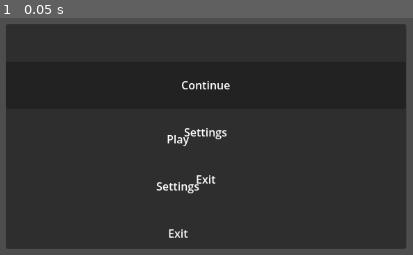
Above: before the commit, frame 1.
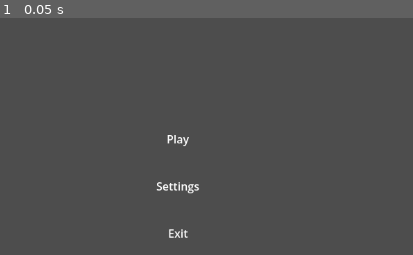
Above: after the commit, the same moment.

Repository: antonkc/global-game-jam-2026
Game: Godot game, scene res://scenes/game.tscn
Same seed, same stepped clock (60 frames per second), same inputs: the game is played once before the commit and once after it.
Inputs:
- Up to frame 1 (0.05 s): no input

The runs differ from the first frame. In frame 1, 91% of the frame differs, in the area x 1-99%, y 2-98%.

Commit message:
Structure + loading screen + TODO

Diff:
--- /dev/null
+++ b/scenes/animations/coche_crash.tscn
@@ -0,0 +1,3 @@
+[gd_scene format=3 uid="uid://bhrcb0bumkq17"]
+
+[node name="CocheCrash" type="Node2D" unique_id=500611903]
--- a/scenes/game.tscn
+++ b/scenes/game.tscn
@@ -10,12 +10,17 @@
 [node name="Game" type="Node2D" unique_id=742799620]
 script = ExtResource("1_uwrxv")
 
-[node name="Menu" parent="." unique_id=981705562 instance=ExtResource("2_iywne")]
+[node name="GameMenu" parent="." unique_id=981705562 instance=ExtResource("2_iywne")]
+visible = false
+top_level = true
 
 [node name="Inventory" parent="." unique_id=1494187961 instance=ExtResource("3_p57ef")]
+visible = false
 
 [node name="Dialog" parent="." unique_id=611022932 instance=ExtResource("4_u5sy4")]
+visible = false
 
 [node name="Location" parent="." unique_id=1670313935 instance=ExtResource("5_gee14")]
+visible = false
 
-[node name="Menu2" parent="." unique_id=358669565 instance=ExtResource("6_p57ef")]
+[node name="Menu" parent="." unique_id=358669565 instance=ExtResource("6_p57ef")]
--- /dev/null
+++ b/scenes/locations/start_theatre.tscn
@@ -0,0 +1,3 @@
+[gd_scene format=3 uid="uid://hmjind8sutd6"]
+
+[node name="StartTheatre" type="Node2D" unique_id=244310463]
--- /dev/null
+++ b/scenes/menus/loading_screen.tscn
@@ -0,0 +1,74 @@
+[gd_scene format=3 uid="uid://docl86cspktnp"]
+
+[ext_resource type="Texture2D" uid="uid://dgn0jyu03mral" path="res://assets/imgs/loading.png" id="1_h0sde"]
+
+[sub_resource type="AtlasTexture" id="AtlasTexture_8ycgy"]
+atlas = ExtResource("1_h0sde")
+region = Rect2(0, 0, 100, 100)
+
+[sub_resource type="AtlasTexture" id="AtlasTexture_7krkx"]
+atlas = ExtResource("1_h0sde")
+region = Rect2(100, 0, 100, 100)
+
+[sub_resource type="AtlasTexture" id="AtlasTexture_u6do7"]
+atlas = ExtResource("1_h0sde")
+region = Rect2(200, 0, 100, 100)
+
+[sub_resource type="AtlasTexture" id="AtlasTexture_thh8i"]
+atlas = ExtResource("1_h0sde")
+region = Rect2(300, 0, 100, 100)
+
+[sub_resource type="AtlasTexture" id="AtlasTexture_q6361"]
+atlas = ExtResource("1_h0sde")
+region = Rect2(400, 0, 100, 100)
+
+[sub_resource type="AtlasTexture" id="AtlasTexture_3vglh"]
+atlas = ExtResource("1_h0sde")
+region = Rect2(500, 0, 100, 100)
+
+[sub_resource type="AtlasTexture" id="AtlasTexture_1n7lv"]
+atlas = ExtResource("1_h0sde")
+region = Rect2(600, 0, 100, 100)
+
+[sub_resource type="AtlasTexture" id="AtlasTexture_mkirn"]
+atlas = ExtResource("1_h0sde")
+region = Rect2(700, 0, 100, 100)
+
+[sub_resource type="SpriteFrames" id="SpriteFrames_gwdd4"]
+animations = [{
+"frames": [{
+"duration": 1.0,
+"texture": SubResource("AtlasTexture_8ycgy")
+}, {
+"duration": 1.0,
+"texture": SubResource("AtlasTexture_7krkx")
+}, {
+"duration": 1.0,
+"texture": SubResource("AtlasTexture_u6do7")
+}, {
+"duration": 1.0,
+"texture": SubResource("AtlasTexture_thh8i")
+}, {
+"duration": 1.0,
+"texture": SubResource("AtlasTexture_q6361")
+}, {
+"duration": 1.0,
+"texture": SubResource("AtlasTexture_3vglh")
+}, {
+"duration": 1.0,
+"texture": SubResource("AtlasTexture_1n7lv")
+}, {
+"duration": 1.0,
+"texture": SubResource("AtlasTexture_mkirn")
+}],
+"loop": true,
+"name": &"default",
+"speed": 8.0
+}]
+
+[node name="LoadingScreen" type="Node2D" unique_id=1593271240]
+
+[node name="AnimatedSprite2D" type="AnimatedSprite2D" parent="." unique_id=218843546]
+position = Vector2(592, 286)
+sprite_frames = SubResource("SpriteFrames_gwdd4")
+frame_progress = 0.49381462
Binary file added: assets/imgs/loading.png
Not shown, added: assets/imgs/loading.png.import
Not shown, added: README.md
Not shown, added: TODO.md
Not shown, added: assets/imgs/loading.kra
Not shown, added: assets/imgs/loading.kra~
Not shown, added: assets/imgs/loading.png~
